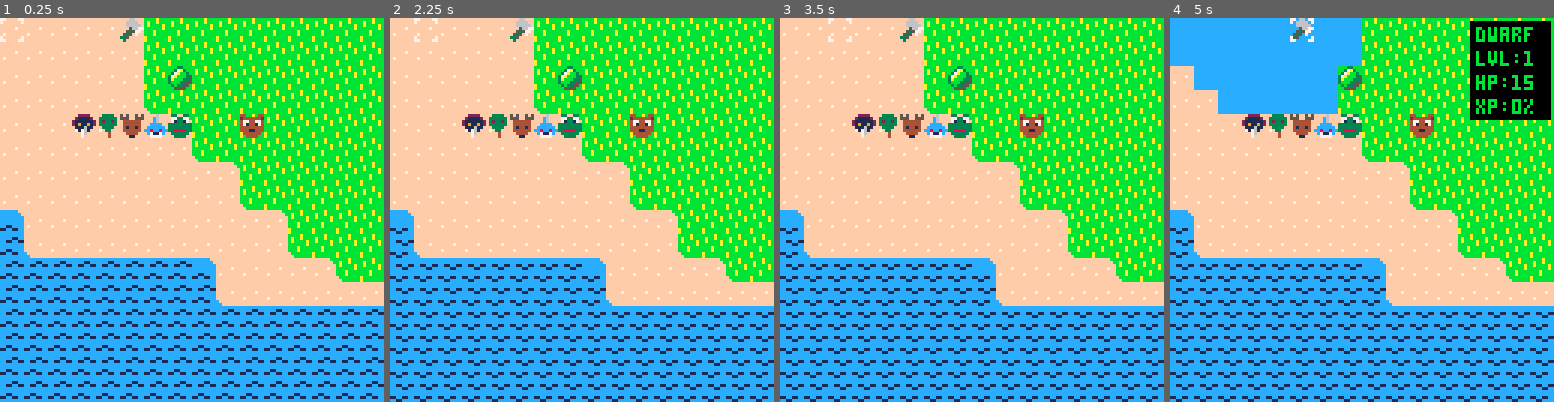
Above: before the commit, frames 1-4 (left to right).
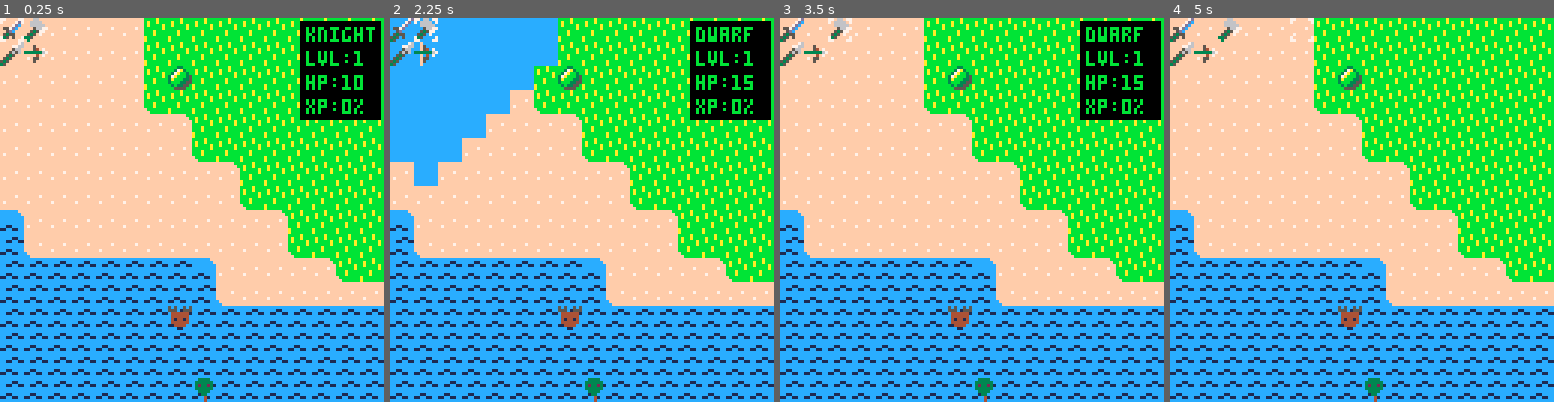
Above: after the commit, the same moments.

Repository: cstephen/PICO-8-Tactics
Game: PICO-8 cartridge tactics.p8
Two runs of this game, one before a commit and one after it. Both use one fixed random seed, a clock stepped at 60 frames per second and the inputs below.
Inputs:
- Up to frame 1 (0.25 s): no input
- Up to frame 2 (2.25 s): tap X (X key) at 0.33, 1.07, 1.85 s; tap O (Z key) at 0.7, 1.7, 2.1 s; hold Right 1.6-2.1 s; hold Up from 2.15 s (still down)
- Up to frame 3 (3.5 s): release Up at 2.42 s; hold Right 2.47-3.03 s; tap O (Z key) at 2.5, 2.9, 3.3 s; tap X (X key) at 2.97 s; hold Left from 3.08 s (still down)
- Up to frame 4 (5 s): release Left at 3.58 s; hold Down 3.63-3.97 s; tap O (Z key) every 0.4 s from 3.7 to 4.9 s; hold Right 4.02-4.68 s; tap X (X key) at 4.08 s; hold Up from 4.73 s (still down)

The runs differ from the first frame. In frame 1, 7.2% of the frame differs, in the area x 0-100%, y 0-100%; in frame 2, 23%; in frame 3, 11%; in frame 4, 21%.

Commit message:
Randomly generate and place animal units all over the map.

Diff:
--- a/tactics.p8
+++ b/tactics.p8
@@ -387,13 +387,24 @@
 
   processterrain()
 
-  add(g_units.good, createunit("dwarf", 1, "good", 23, 0))
-  add(g_units.evil, createunit("bear", 1, "evil", 28, 4))
-  add(g_units.evil, createunit("raven", 1, "evil", 21, 4))
-  add(g_units.evil, createunit("snake", 1, "evil", 22, 4))
-  add(g_units.evil, createunit("deer", 1, "evil", 23, 4))
-  add(g_units.evil, createunit("shark", 1, "evil", 24, 4))
-  add(g_units.evil, createunit("frog", 1, "evil", 25, 4))
+  add(g_units.good, createunit("knight", 1, "good", 18, 0))
+  add(g_units.good, createunit("dwarf", 1, "good", 19, 0))
+  add(g_units.good, createunit("lancer", 1, "good", 18, 1))
+  add(g_units.good, createunit("archer", 1, "good", 19, 1))
+
+  local randomunits = {
+    "bear",
+    "raven",
+    "snake",
+    "deer",
+    "shark",
+    "frog"
+  }
+
+  for i=0, 30 do
+    local type = randomunits[flr(rnd(#randomunits - 1)) + 1]
+    add(g_units.evil, createunit(type, 1, "evil", flr(rnd(127)) + 1, flr(rnd(31)) + 1))
+  end
 
   for i=0, g_gridsize.x do
     for j=0, g_gridsize.y do
